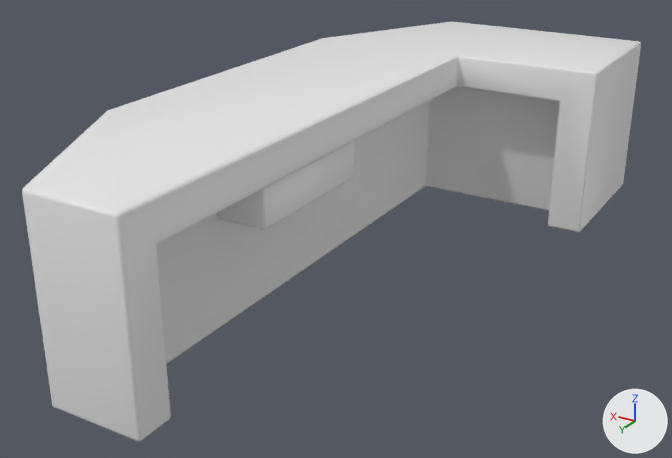
The FBX model HomeWrecker/Assets/Art/Winkel/Props/Fbx/Kassa rij 1.fbx, before and after one commit.
One viewpoint serves both versions: a camera (50 mm lens) standing at (-2.22, 3.44, 1.96) and looking at (-0.12, -0.06, 0.21). Arrows for +X, +Y and +Z are at lower right; the lights stay in place. Where no turn or scale is listed for an object, it has been applied to the vertices.

The older version as bpy lines, for what is in view:
```python
me_cube_004 = bpy.data.meshes.new('Cube.004')
me_cube_004.from_pydata(...)  # 238 vertices, 236 faces; spans x -1.0..0.6, y -1.93..1.5, z 0.0..0.86
me_cube_004.materials.append(mat_kassastand)  # white #e7e7e7
ob_kassatoonbank = bpy.data.objects.new('KassaToonbank', me_cube_004)
ob_kassatoonbank.location = (0.0, 0.0, 0.0)
```
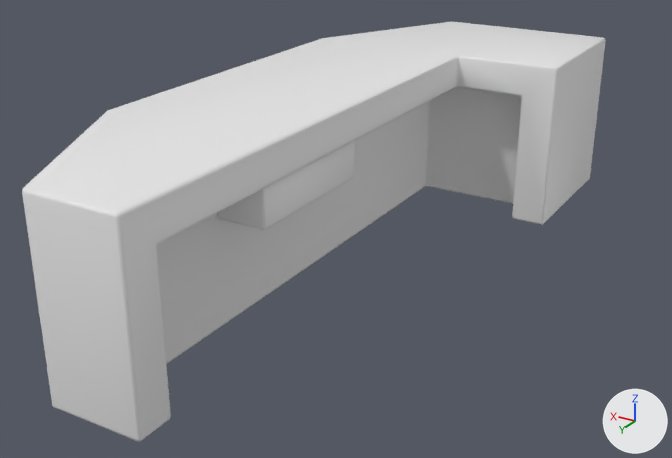
Pixel boxes [x1, y1, x2, y2] of what changed, in the pictures (672 x 458 px; the box of a moved part takes in the faces that stretch with it):
'KassaToonbank', reshaped
    before: [22, 21, 641, 441]
    after: [22, 21, 606, 441]
part 1 of me_cube_004, moved or reshaped
    before: [427, 22, 641, 232]
    after: [427, 22, 606, 225]

Edits to the bpy script that builds the scene:
```text
Change me_cube_004:
    where me_cube_004.from_pydata(...)  # 238 vertices, 236 faces; spans x -1.0..0.6, y -1.93..1.5, z 0.0..0.86
    used by ob_kassatoonbank; location = (0.0, 0.0, 0.0)
    me_cube_004 part 1: all 56 vertices in x -1.0..-0.81, y -1.93..-1.07, z 0.0..0.86 are moved by (0.2, 0.0, 0.0)
```
